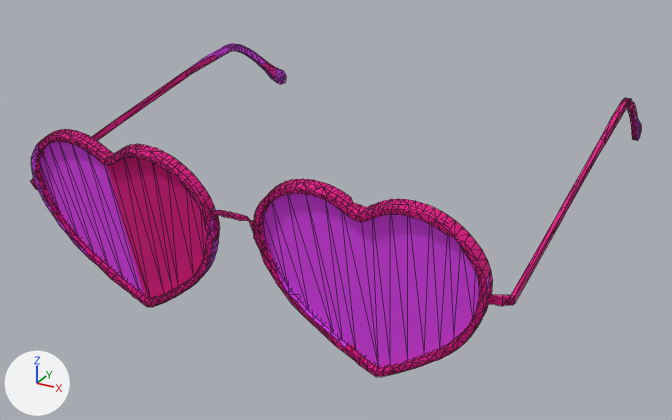
The glTF model public/models/lowpix/world/wear_heartpink.glb, before and after one commit.
Rendered twice from a camera (50 mm lens) standing at (0.137, -0.265, 0.148) and looking at (-0.004, -0.008, 0.019). The axes (+X, +Y, +Z) are drawn at lower left. The lights are the same throughout. The picture after the commit comes second. Mesh edges are drawn as thin lines. Where no turn or scale is listed for an object, it has been applied to the vertices. Vertices at exactly the same position are counted once.
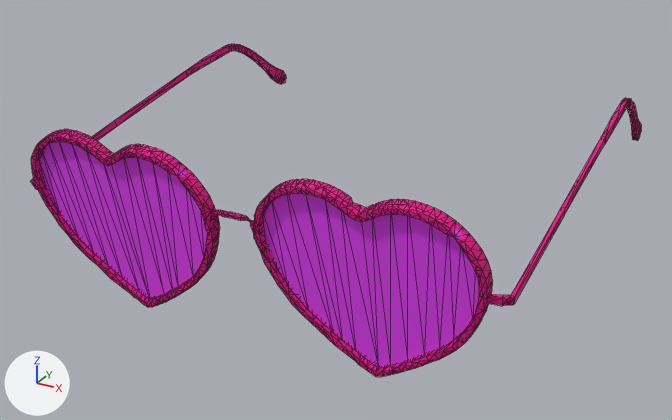
Location of each change, [x1, y1, x2, y2] in pixels of the pictures (672 x 420 px):
part 1 of me_mesh, surface changed: [31, 44, 641, 370] in both

The change, as a list of edits to the scene's bpy script:
```text
Change me_mesh:
    where me_mesh.from_pydata(...)  # 1018 vertices, 1999 faces; spans x -0.08..0.08, y -0.079..0.079, z -0.03..0.03
    used by ob_mesh; location = (0.0, 0.0, 0.03)
    me_mesh part 1: 1931 kept faces spanning x -0.08..0.08, y -0.079..0.079, z -0.03..0.03 get new texture (UV) coordinates
```
